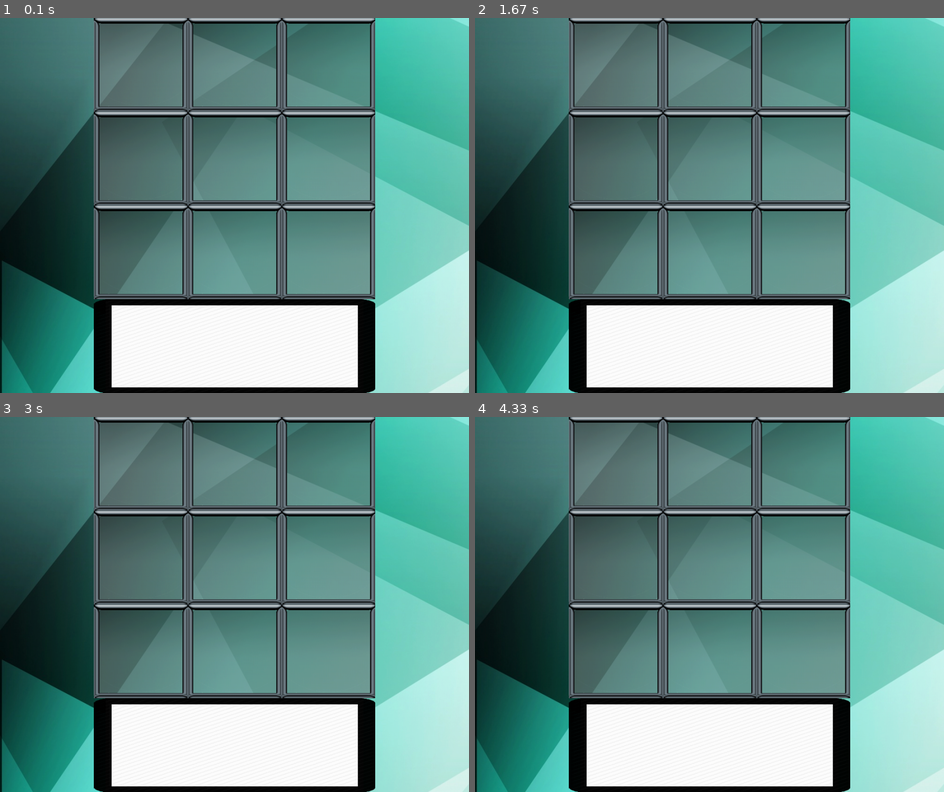
Above: before the commit, frames 1-4 (two rows, left to right).
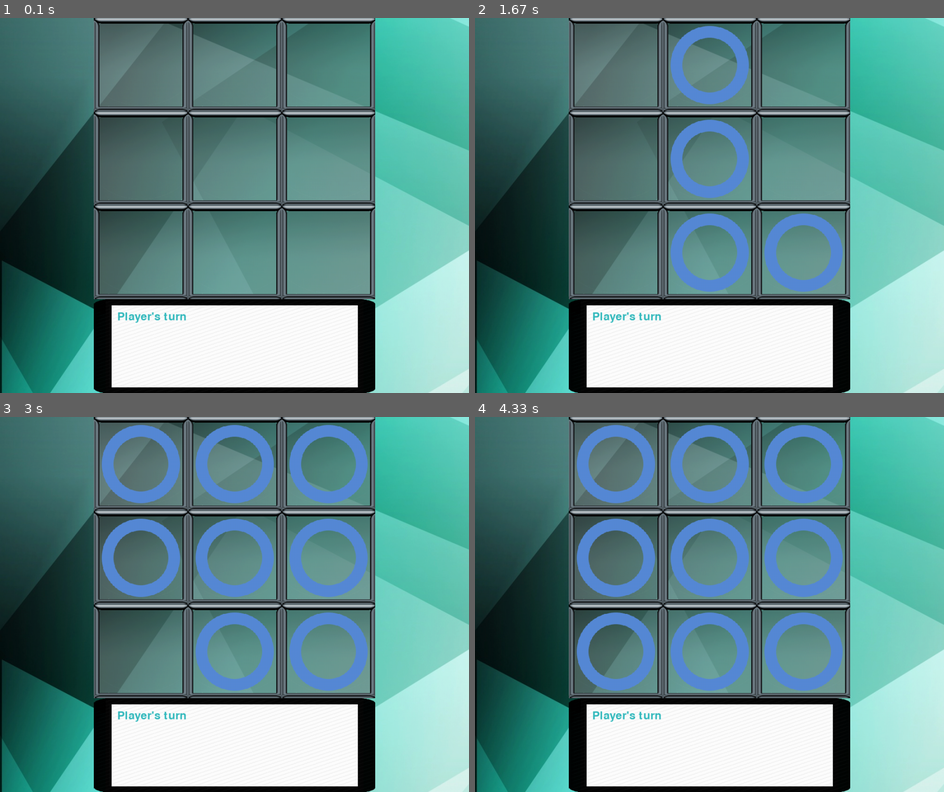
Above: after the commit, the same moments.

Repository: FMularski/tictactoe-gui-pygame
Game: pygame game, started from app.py
Two runs of this game, one before a commit and one after it. Both use one fixed random seed, a clock stepped at 60 frames per second and the inputs below.
Inputs (mouse positions are in pixels of both pictures, inside the frame that each line leads up to):
- Up to frame 1 (0.1 s): no input
- Up to frame 2 (1.67 s): click (709, 205) at 0.38 s; click (709, 63) at 0.72 s; click (709, 63) at 1.05 s; click (765, 239) at 1.38 s
- Up to frame 3 (3 s): click (121, 529) at 1.72 s; click (328, 462) at 2.05 s; click (140, 462) at 2.38 s; click (328, 574) at 2.72 s
- Up to frame 4 (4.33 s): click (615, 649) at 3.05 s

The runs differ from the first frame. In frame 1, 0.2% of the frame differs, in the area x 25-40%, y 78-82%; in frame 2, 5.9%; in frame 3, 12%; in frame 4, 13%, in the area x 21-79%, y 2-82%.

Commit message:
setting signs on the board & detecting win combinations

Diff:
--- a/app.py
+++ b/app.py
@@ -1,5 +1,5 @@
 import pygame
-# import random
+import random
 
 pygame.init()
 
@@ -11,18 +11,7 @@
 fps = 60
 
 background = pygame.image.load('./img/bg.png')
-
-
-class Frame:
-    frame = pygame.image.load('./img/frame.png')
-    frame = pygame.transform.scale(frame, (600, 200))
-    x_margin = 25
-
-    @staticmethod
-    def draw():
-        pygame.draw.rect(window, (255, 255, 255), (Tile.size + Frame.x_margin, Tile.size * 3,
-                                                   Tile.size * 3 - Frame.x_margin * 2, Tile.size))
-        window.blit(Frame.frame, (Tile.size, Tile.size * 3))
+font = pygame.font.Font(pygame.font.get_default_font(), 24)
 
 
 class Tile:
@@ -33,8 +22,8 @@
     body = pygame.transform.scale(body, (size, size))
     x_img = pygame.image.load('./img/x.png')
     x_img = pygame.transform.scale(x_img, (size, size))
-    y_img = pygame.image.load('./img/o.png')
-    y_img = pygame.transform.scale(y_img, (size, size))
+    o_img = pygame.image.load('./img/o.png')
+    o_img = pygame.transform.scale(o_img, (size, size))
 
     def __init__(self, x, y):
         self.x = x
@@ -47,26 +36,90 @@
             window.blit(self.sign, (self.x, self.y))
         window.blit(self.border, (self.x, self.y))
 
-        if self.detect_mouse():
-            print(self.x, self.y)
-
     def detect_mouse(self):
         mouse_x, mouse_y = pygame.mouse.get_pos()
         return (((mouse_x >= self.x) and (mouse_x <= self.x + Tile.size)) and
                 ((mouse_y >= self.y) and (mouse_y <= self.y + Tile.size)))
+
+    def set_sign(self, sign):
+        self.sign = sign
+
+
+class Frame:
+    frame = pygame.image.load('./img/frame.png')
+    frame = pygame.transform.scale(frame, (600, 200))
+    x_margin = 25
+    y_margin = 25
+    x_pos = Tile.size + x_margin
+    y_pos = Tile.size * 3
+
+    text_color = 52, 187, 191
+    text = font.render('Welcome to Tic Tac Toe!', True, text_color)
+    text_x = x_pos + x_margin
+    text_y = y_pos + y_margin
+
+    @staticmethod
+    def draw():
+        pygame.draw.rect(window, (255, 255, 255), (Frame.x_pos, Frame.y_pos,
+                                                   Tile.size * 3 - Frame.x_margin * 2, Tile.size))
+        window.blit(Frame.frame, (Tile.size, Tile.size * 3))
+        window.blit(Frame.text, (Frame.text_x, Frame.text_y))
+
+    @staticmethod
+    def set_text(text):
+        Frame.text = font.render(text, True, Frame.text_color)
+
+
+def player_move():
+    global players_turn
+
+    for tile_row in tiles:
+        for tile in tile_row:
+            if tile.detect_mouse():
+                if tile.sign:
+                    Frame.set_text('Position occupied.')
+                else:
+                    tile.set_sign(Tile.o_img)
+                    players_turn = False
+
+
+def cpu_move():
+    global players_turn
+
+    # ...
+    players_turn = True
 
 
 tiles = [[Tile(Tile.size + i * Tile.size, j * Tile.size) for j in range(3)] for i in range(3)]
 frame = Frame()
 
 
+def check_win(sign):
+    return ((tiles[0][0].sign == sign and tiles[0][1].sign == sign and tiles[0][2].sign == sign) or
+            (tiles[1][0].sign == sign and tiles[1][1].sign == sign and tiles[1][2].sign == sign) or
+            (tiles[2][0].sign == sign and tiles[2][1].sign == sign and tiles[2][2].sign == sign) or
+
+            (tiles[0][0].sign == sign and tiles[1][0].sign == sign and tiles[2][0].sign == sign) or
+            (tiles[0][1].sign == sign and tiles[1][1].sign == sign and tiles[2][1].sign == sign) or
+            (tiles[0][2].sign == sign and tiles[1][2].sign == sign and tiles[2][2].sign == sign) or
+
+            (tiles[0][0].sign == sign and tiles[1][1].sign == sign and tiles[2][2].sign == sign) or
+            (tiles[0][2].sign == sign and tiles[1][1].sign == sign and tiles[2][0].sign == sign))
+
+
+players_turn = True  # bool(random.getrandbits(1))
+
+
 def display_window():
+    global players_turn
+
     window.blit(background, (0, 0))
 
     for row_of_tiles in tiles:
         for tile in row_of_tiles:
             tile.draw()
 
+    frame.set_text('Player\'s turn' if players_turn else 'CPU turn')
     frame.draw()
 
     pygame.display.update()
@@ -80,8 +133,14 @@
         if event.type == pygame.QUIT:
             run = False
 
-        if event.type == pygame.MOUSEBUTTONDOWN:
-            print('click')
+        if players_turn:
+            if event.type == pygame.MOUSEBUTTONDOWN:
+                player_move()
+        else:
+            cpu_move()
+
+    if check_win(Tile.o_img if players_turn else Tile.x_img):
+        print('game over')
 
     display_window()
 
